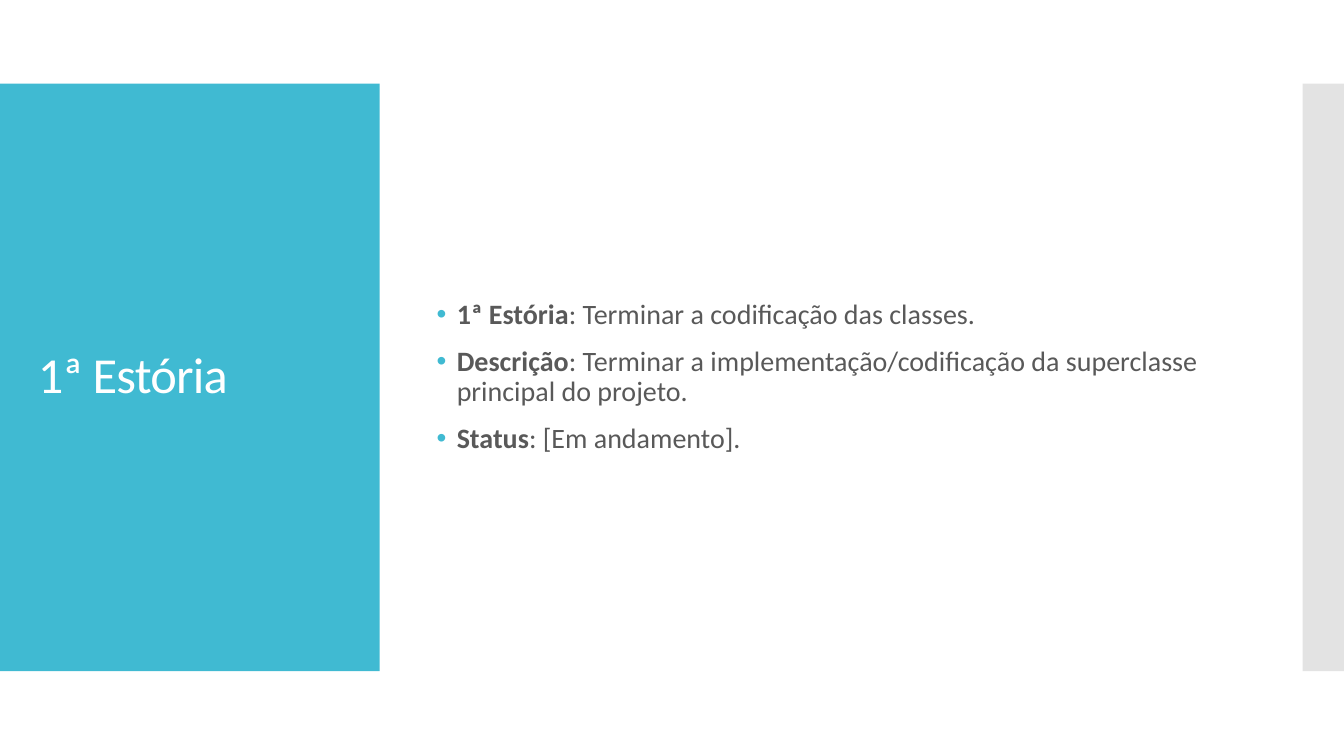
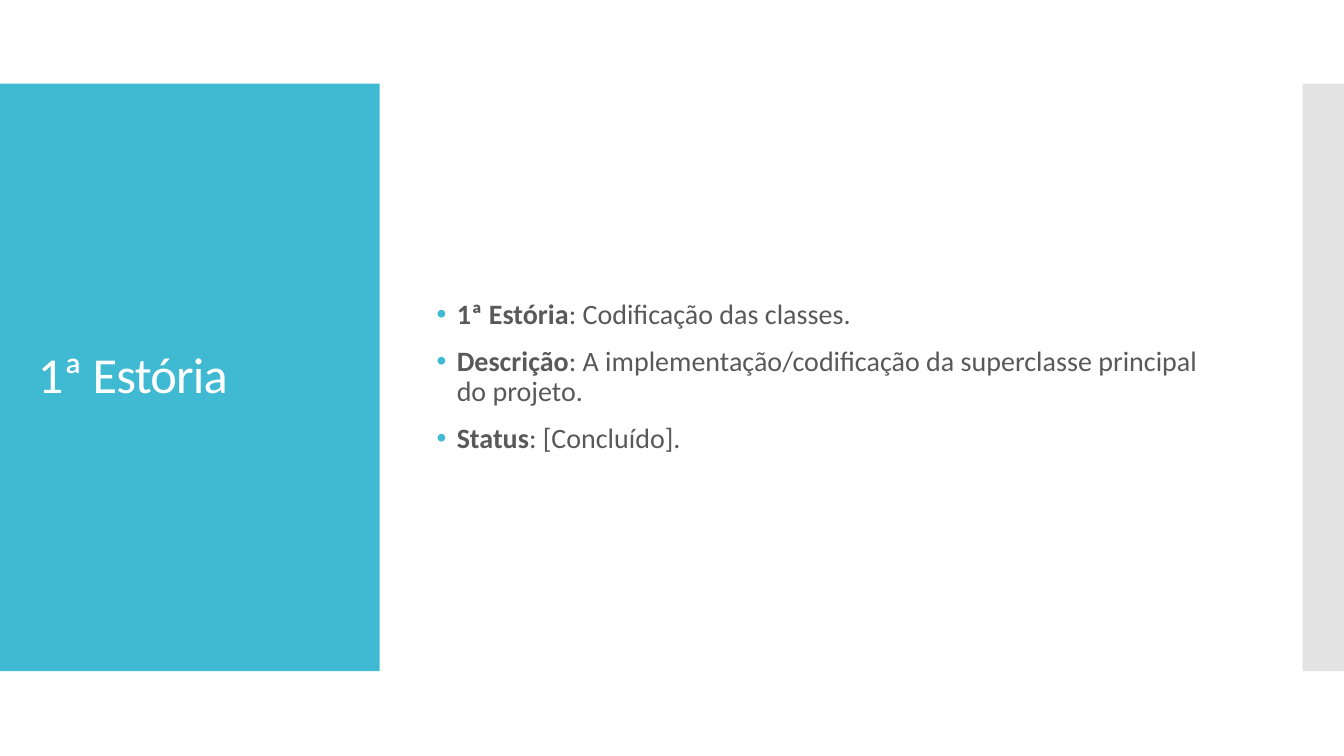
Before and after one commit to AlexandroGonSan/Projeto_final_POO_2018.2, a slide deck: slide 3 of Sprints/Sprint_005 da equipe.pptx. Drawn at 1344x756 pixels with LibreOffice and Linux fonts; fonts in the diff are those of the drawing. Boxes give left, top, right and bottom in pixels: in the first picture for what was removed or moved away, otherwise in the second. Text is boxed around its words. In the diff, an @@ line names an element or a change of style, - is before the commit and + after.

```diff
--- a/Sprints/Sprint_005 da equipe.pptx
+++ b/Sprints/Sprint_005 da equipe.pptx
@@ text at <box>457,304,1196,452</box>: text changed @@
-• 1ª Estória: Terminar a codificação das classes.
-• Descrição: Terminar a implementação/codificação da superclasse principal do projeto.
-• Status: [Em andamento].
+• 1ª Estória: Codificação das classes.
+• Descrição: A implementação/codificação da superclasse principal do projeto.
+• Status: [Concluído].
```
Also in this commit, not shown: 1 other slide changed.
